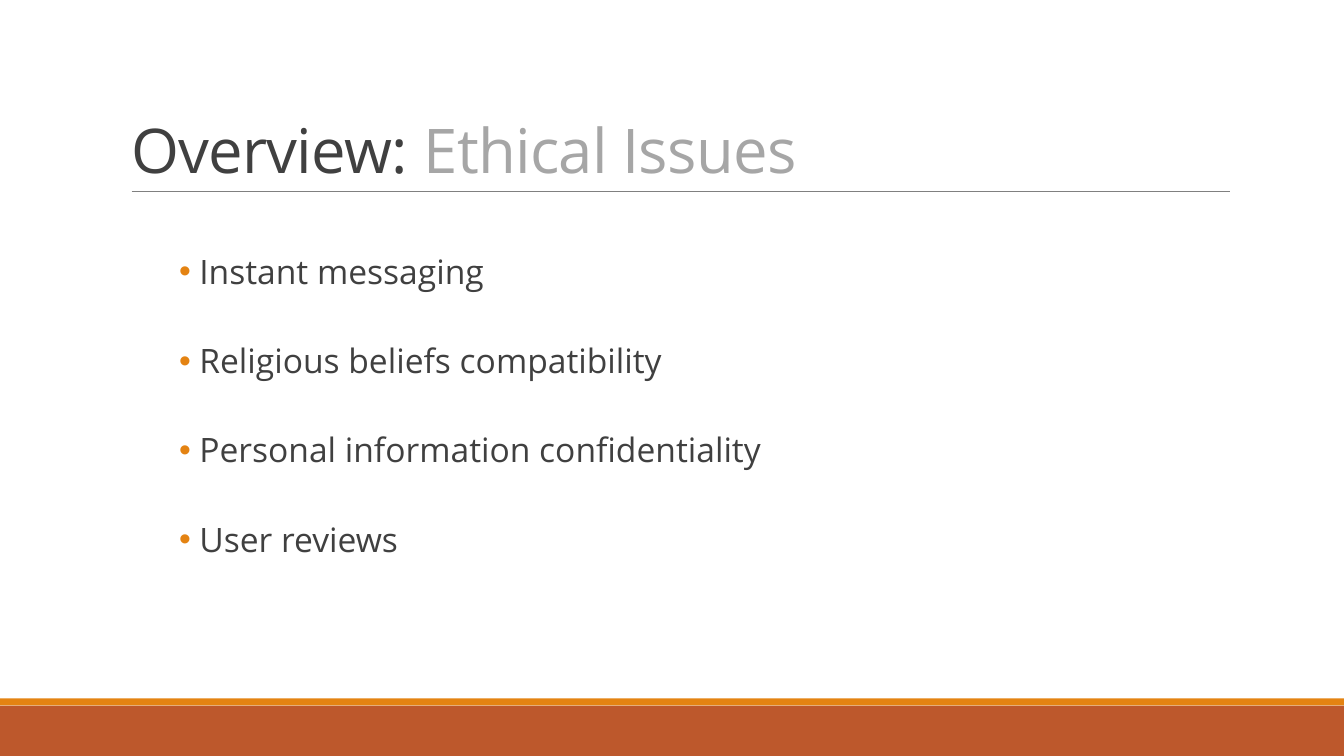
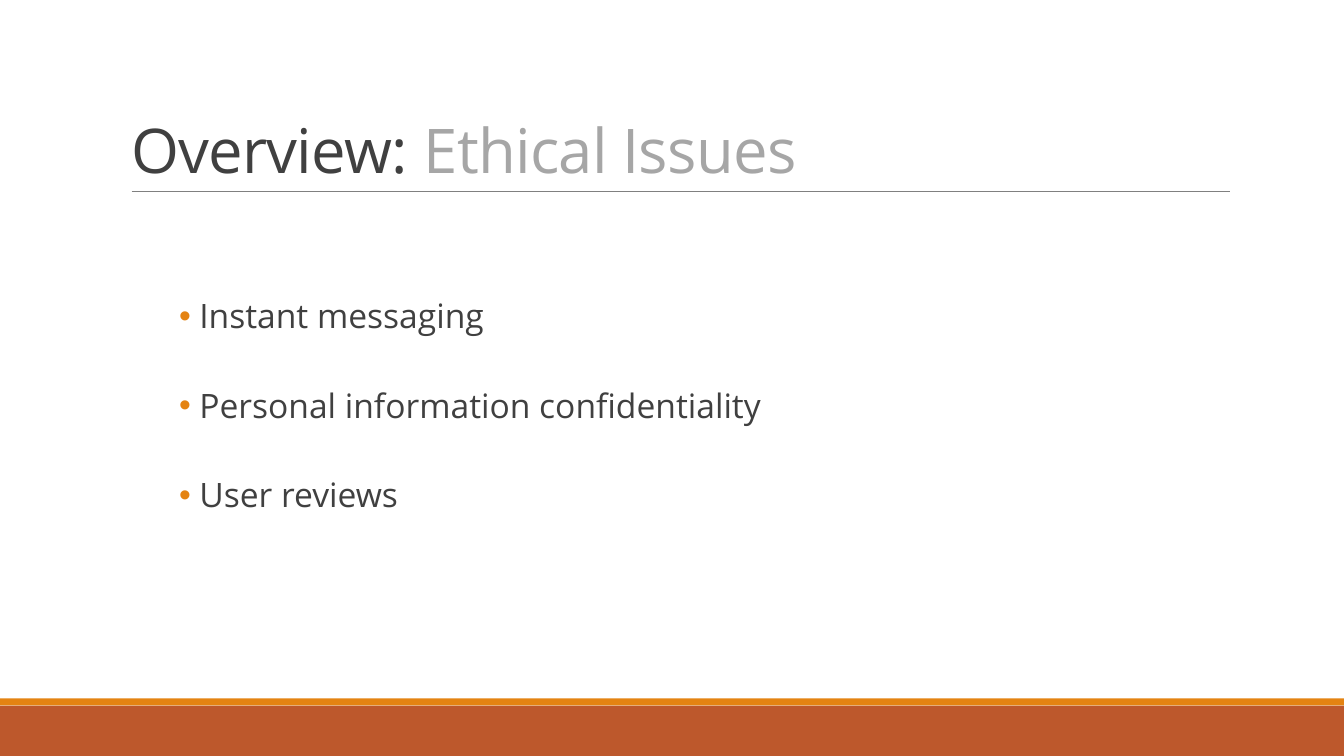
Before and after one commit to dragosthealex/roomies, a slide deck: slide 25 of res/presentation1/final_presentationv2.pptx (slide 24 before the commit). Drawn at 1344x756 pixels with LibreOffice and Linux fonts; fonts in the diff are those of the drawing. Boxes give left, top, right and bottom in pixels: in the first picture for what was removed or moved away, otherwise in the second. Text is boxed around its words. In the diff, an @@ line names an element or a change of style, - is before the commit and + after.

```diff
--- a/res/presentation1/final_presentationv2.pptx
+++ b/res/presentation1/final_presentationv2.pptx
@@ subtitle "Instant messaging": place and size @@
-subtitle "Instant messaging" at (199,259,761,553)
+subtitle "Instant messaging" at (199,303,761,508)
@@ subtitle at (199,347,662,381): paragraph removed @@
-      • Religious beliefs compatibility
```
Also in this commit, not shown: 11 other slides changed, 4 slides added, 3 slides removed.
